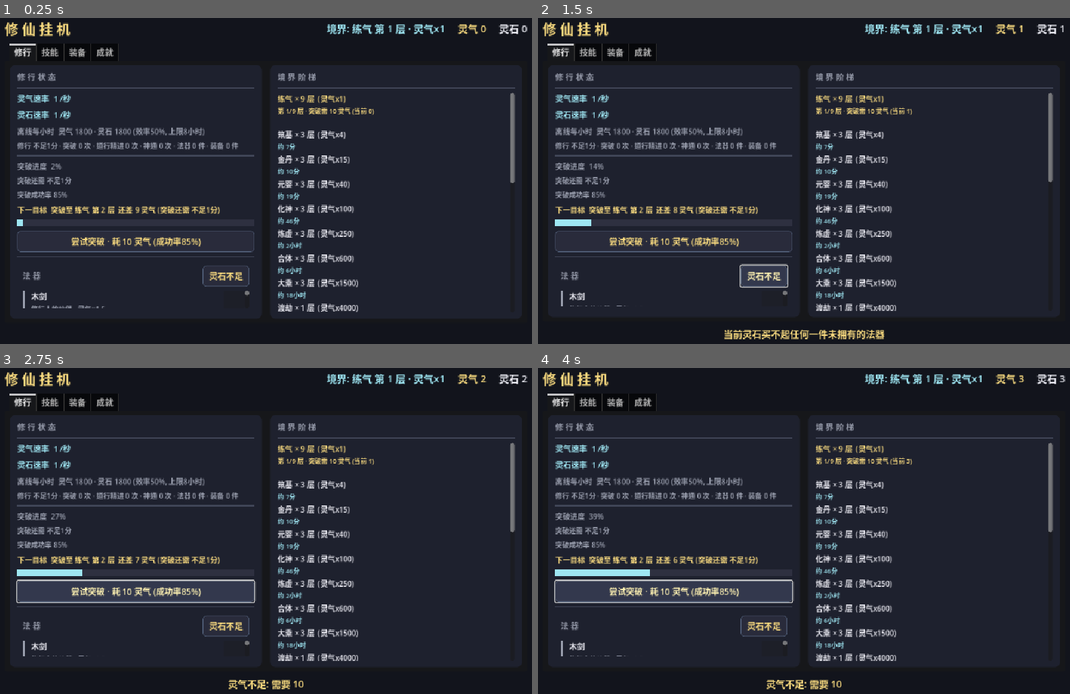
Above: before the commit, frames 1-4 (two rows, left to right).
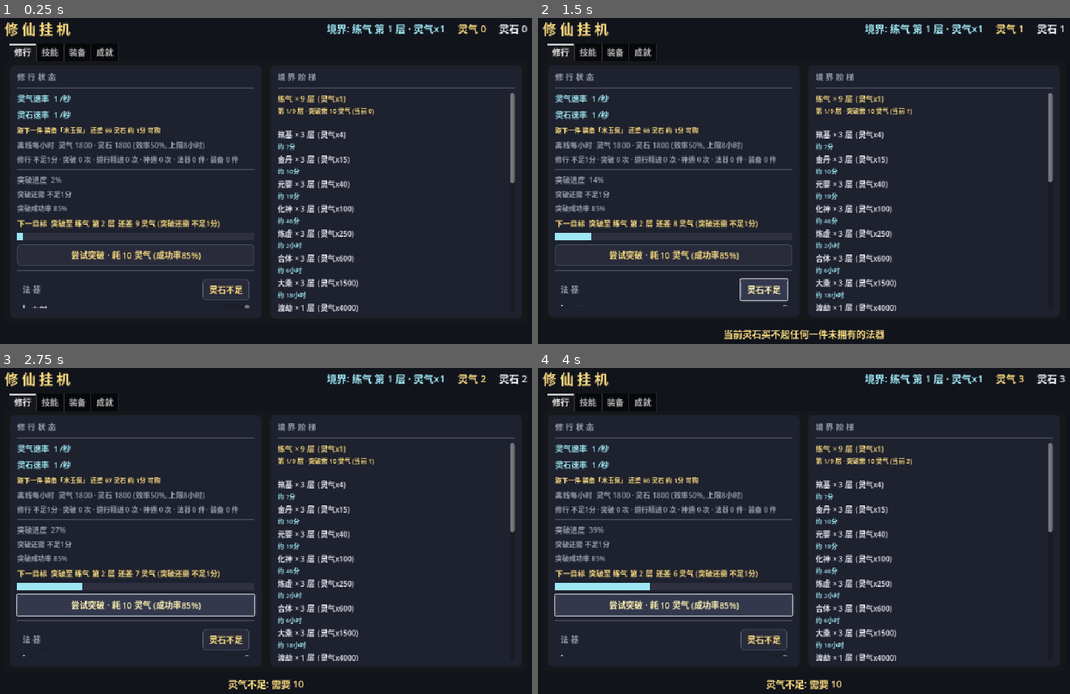
Above: after the commit, the same moments.

Repository: playerss/xiuxian-idle-godot
Game: Godot game, scene res://scenes/main.tscn
Two runs of this game, one before a commit and one after it. Both use one fixed random seed, a clock stepped at 60 frames per second and the inputs below.
Inputs:
- Up to frame 1 (0.25 s): no input
- Up to frame 2 (1.5 s): click "尝试突破 · 耗 10 灵气 (成功率85%)" at 0.5 s; click "灵石不足" at 1.25 s
- Up to frame 3 (2.75 s): click "尝试突破 · 耗 10 灵气 (成功率85%)" at 2 s
- Up to frame 4 (4 s): click "灵石不足" at 2.75 s; click "尝试突破 · 耗 10 灵气 (成功率85%)" at 3.5 s

The runs differ from the first frame. In frame 1, 5.9% of the frame differs, in the area x 3-48%, y 33-90%; in frame 2, 6.5%; in frame 3, 8.2%; in frame 4, 8.4%, in the area x 3-49%, y 33-89%.

Commit message:
feat(打磨-50): 修行页灵石速率行内联 下一件可购 ETA — 打磨-49 的可购进度只在顶栏灵石行 tooltip (需悬停才见), 挂机扫视时修行页看不到; 灵石速率行下加金色内联行: 缺口>0='距下一件「类别·名」还差 X 灵石 约 Y 可购' (打磨-12 eta_text 档位), 灵石足够='灵石已足够, 可立即购买', 全拥有='已集齐全部 装备与法器', 文本变化才刷, 无新存档字段; GameData.stone_next_target_inline() 只读接口 (复用 打磨-49 stone_next_target + 打磨-12 eta_text 口径, 无灵石收入标注 当前无灵石收入); main.gd _stone_next_label (12px GOLD) + _stone_next_text 缓存; selftest +18 项 = 616 项, ui_test +12 项 = 1055 项, stress 613 + 主场景冒烟 0 报错回归全过, 顺带 4 张 Steam 商店截图 Xvfb 重跑更新当前版 UI

Diff:
--- a/scripts/game_data.gd
+++ b/scripts/game_data.gd
@@ -957,6 +957,23 @@
 	if t < 0.0:
 		return head + ("\n距下一件 %s 还差 %s 灵石 (当前无灵石收入)" % [label, fmt(gap)])
 	return head + ("\n距下一件 %s 还差 %s 灵石 %s" % [label, fmt(gap), eta_text(float(target["cost"]))])
+
+# ---------- 打磨-50: 修行页灵石速率行 内联 下一件可购提示 (复用 打磨-49 stone_next_target 口径) ----------
+# 只读: 全拥有 -> "已集齐全部 装备与法器"; 灵石足够 -> "「类别·名」灵石已足够, 可立即购买";
+# 缺口>0 且 灵石速率>0 -> "距下一件「类别·名」还差 X 灵石 <ETA 档位>" (复用 打磨-12 eta_text 口径);
+# 缺口>0 且 无灵石收入 -> 省略 ETA 标注 "当前无灵石收入"。无新存档字段。
+func stone_next_target_inline() -> String:
+	var target: Dictionary = stone_next_target()
+	if target.is_empty():
+		return "已集齐全部 装备与法器"
+	var label := "%s「%s」" % [str(target["kind"]), str(target["name"])]
+	var gap: float = float(target["shortfall"])
+	if gap <= 0.0:
+		return label + " 灵石已足够, 可立即购买"
+	var t: float = eta_seconds(float(target["cost"]))
+	if t < 0.0:
+		return "距下一件 %s 还差 %s 灵石 (当前无灵石收入)" % [label, fmt(gap)]
+	return ("距下一件 %s 还差 %s 灵石 " % [label, fmt(gap)]) + eta_text(float(target["cost"]))
 
 # ---------- 打磨-30: 主动神通 一键施展 (批量释放所有 就绪 主动神通) ----------
 
--- a/scripts/main.gd
+++ b/scripts/main.gd
@@ -19,6 +19,8 @@
 var _stones_label: Label
 var _qi_label: Label
 var _stone_rate_label: Label
+var _stone_next_label: Label    # 打磨-50: 灵石速率行内联 下一件可购 ETA (修行页)
+var _stone_next_text := ""      # 打磨-50: 内联文本缓存 (变化时才刷)
 var _offline_label: Label      # 打磨-13: 离线每小时收益 (修行页)
 var _offline_text := ""        # 离线文本缓存 (变化时才刷)
 var _break_eta_label: Label    # 打磨-24: 突破/道行精进 ETA (修行页)
@@ -250,6 +252,10 @@
 	left.add_child(_qi_label)
 	_stone_rate_label = _label("灵石速率  0 /秒", 15, CYAN)
 	left.add_child(_stone_rate_label)
+	# 打磨-50: 灵石速率行内联 下一件可购 ETA (金色小字, 文本变化才刷; 买得起/全集齐 切换提示)
+	_stone_next_label = _label("", 12, GOLD)
+	left.add_child(_stone_next_label)
+	_stone_next_label.tooltip_text = "距下一件可购(最便宜未拥有 装备/法器)所需灵石与预计时间, 复用顶栏灵石口径。灵石足够或已集齐时显示对应提示。"
 	# 打磨-13: 离线/挂机收益可视化 (每小时离线可得资源)
 	_offline_label = _label("", 14, DIM)
 	left.add_child(_offline_label)
@@ -979,6 +985,11 @@
 	var rate_txt := g.fmt(g.qi_per_sec())
 	_qi_label.text = ("道行速率  %s /秒" if g.ascended else "灵气速率  %s /秒") % rate_txt
 	_stone_rate_label.text = "灵石速率  %s /秒" % g.fmt(g.stone_per_sec())
+	# 打磨-50: 内联 下一件可购 ETA (缺口>0 显示缺口+ETA; 买得起/全集齐 切换提示, 文本变化才刷)
+	var sn_t: String = g.stone_next_target_inline()
+	if sn_t != _stone_next_text:
+		_stone_next_text = sn_t
+		_stone_next_label.text = sn_t
 	# 打磨-13: 离线每小时收益 (文本变化时才刷)
 	var off_t: String = g.offline_hourly_text()
 	if off_t != _offline_text:
--- a/scripts/selftest.gd
+++ b/scripts/selftest.gd
@@ -1748,6 +1748,69 @@
 	g.dao_level = 0
 	g.owned.clear()
 	g.owned_eq.clear()
+	# ---------- 打磨-50: 修行页灵石速率行 内联 下一件可购 (stone_next_target_inline, 只读) ----------
+	# 受控态: 全未拥有 + 境界0 (灵石速率 1.0/s); 最便宜未拥有 = 全局最便宜 (cost 100 装备/法器 同价, 装备优先)
+	g.learned.clear()
+	g.owned.clear()
+	g.owned_eq.clear()
+	g.equipped.clear()
+	g.realm_idx = 0
+	g.layer = 1
+	g.stones = 0.0
+	check(absf(g.stone_per_sec() - 1.0) < 1e-6, "打磨-50 受控态 灵石速率=1.0/s (实际 %s)" % g.stone_per_sec())
+	var st50: Dictionary = g.stone_next_target()
+	check(not st50.is_empty(), "打磨-50 基准态 stone_next 非空 (实际 %s)" % str(st50))
+	var inl0: String = g.stone_next_target_inline()
+	check(inl0.begins_with("距下一件 "), "打磨-50 inline 前缀=距下一件 (实际 %s)" % inl0)
+	check(inl0.find("「%s」" % str(st50["name"])) >= 0, "打磨-50 inline 指向最便宜未拥有 %s (实际 %s)" % [str(st50["name"]), inl0])
+	check(inl0.find("还差 %s 灵石" % g.fmt(float(st50["shortfall"]))) >= 0, "打磨-50 inline 含缺口额 (实际 %s)" % inl0)
+	check(inl0.ends_with("约 1分 可购"), "打磨-50 inline ETA=约 1分 可购 档 (100秒, 实际 %s)" % inl0)
+	check(inl0 == ("距下一件 %s 还差 %s 灵石 约 1分 可购" % ["%s「%s」" % [str(st50["kind"]), str(st50["name"])], g.fmt(float(st50["shortfall"]))]), "打磨-50 inline 全文=口径拼接 (实际 %s)" % inl0)
+	# 缺口 5 灵石 -> 5 秒 -> "不足1分可购" 档 (打磨-12 eta_text 同口径)
+	g.stones = float(st50["cost"]) - 5.0
+	var inl1: String = g.stone_next_target_inline()
+	check(inl1.begins_with("距下一件 "), "打磨-50 缺口5秒 inline 仍指向下一件 (实际 %s)" % inl1)
+	check(inl1.find("还差 5 灵石") >= 0, "打磨-50 缺口5秒 缺口额=5 (实际 %s)" % inl1)
+	check(inl1.ends_with("不足1分可购"), "打磨-50 缺口5秒 ETA=不足1分可购 档 (实际 %s)" % inl1)
+	# 灵石足够 -> "灵石已足够, 可立即购买" (无 还差/无 ETA)
+	g.stones = float(st50["cost"]) + 1.0
+	var inl2: String = g.stone_next_target_inline()
+	check(inl2.find("灵石已足够, 可立即购买") >= 0, "打磨-50 灵石足够=可立即购买 (实际 %s)" % inl2)
+	check(inl2.find("还差") < 0, "打磨-50 灵石足够 不含 还差 (实际 %s)" % inl2)
+	check(inl2.find("可购") < 0, "打磨-50 灵石足够 不含 可购ETA (实际 %s)" % inl2)
+	# 拥有 全部 <500 价 装备+法器 -> 目标移到 cost 500 档 (500 秒 -> "约 8分 可购")
+	g.stones = 0.0
+	for id in g.equip_ids:
+		if float(g.equip_by_id[id]["cost"]) < 500.0:
+			g.owned_eq.append(str(id))
+	for it in g.ITEMS:
+		if float((it as Dictionary)["cost"]) < 500.0:
+			g.owned.append(str((it as Dictionary)["id"]))
+	var st50b: Dictionary = g.stone_next_target()
+	check(not st50b.is_empty() and absf(float(st50b["cost"]) - 500.0) < 1e-6, "打磨-50 拥有便宜件后 目标移到 500 档 (实际 %s)" % str(st50b))
+	var inl3: String = g.stone_next_target_inline()
+	check(inl3 == ("距下一件 %s 还差 %s 灵石 " % ["%s「%s」" % [str(st50b["kind"]), str(st50b["name"])], g.fmt(float(st50b["shortfall"]))]) + g.eta_text(float(st50b["cost"])), "打磨-50 500 档 inline 全文=口径拼接 (实际 %s)" % inl3)
+	check(inl3.ends_with("约 8分 可购"), "打磨-50 500秒档 ETA=约 8分 可购 (实际 %s)" % inl3)
+	# 全部拥有 -> "已集齐全部 装备与法器"
+	g.owned.clear()
+	g.owned_eq.clear()
+	for id in g.equip_ids:
+		g.owned_eq.append(str(id))
+	for it in g.ITEMS:
+		g.owned.append(str((it as Dictionary)["id"]))
+	var inl4: String = g.stone_next_target_inline()
+	check(inl4 == "已集齐全部 装备与法器", "打磨-50 全拥有=已集齐 (实际 %s)" % inl4)
+	# 只读性: 调用不消耗灵石
+	var stones_before50: float = g.stones
+	g.stone_next_target_inline()
+	check(g.stones == stones_before50, "打磨-50 inline 只读 无副作用")
+	# 恢复干净基准态
+	g.stones = 0.0
+	g.learned.clear()
+	g.ascended = false
+	g.dao_level = 0
+	g.owned.clear()
+	g.owned_eq.clear()
 	# ---------- 汇报 ----------
 	print("")
 	if _fail.is_empty():
--- a/scripts/ui_test.gd
+++ b/scripts/ui_test.gd
@@ -80,6 +80,7 @@
 	_assert_onekey_tooltips()
 	_assert_buy_feedback()
 	_assert_stone_tip()
+	await _assert_stone_next_inline()
 	_finish()
 
 
@@ -762,6 +763,63 @@
 	ui._refresh()
 
 
+# 打磨-50: 修行页灵石速率行 内联 下一件可购 ETA (UI 侧: _stone_next_label 金色小字)
+# 在 _assert_stone_tip 的基准态 (全空, 境界0, 灵石0, 灵石速率 1.0/s) 上断言:
+# 缺口行文本与接口一致 / 同态节流 / 灵石足够切换 / 灵石归0恢复 / 全拥有已集齐.
+func _assert_stone_next_inline() -> void:
+	var g := GameData
+	check(ui._stone_next_label != null, "打磨-50 _stone_next_label 节点存在")
+	check(ui._stone_next_label.get_theme_color("font_color") == ui.GOLD, "打磨-50 内联标签颜色=金 (实际 %s)" % ui._stone_next_label.get_theme_color("font_color"))
+	# 基准态: 缺口>0, 速率 1.0/s -> 距下一件 最便宜 缺口+ETA
+	var st: Dictionary = g.stone_next_target()
+	check(not st.is_empty(), "打磨-50 基准态 stone_next 非空 (实际 %s)" % str(st))
+	ui._refresh()
+	var t0: String = str(ui._stone_next_label.text)
+	check(t0 == g.stone_next_target_inline(), "打磨-50 内联文本 与接口一致 (UI %s / 接口 %s)" % [t0, g.stone_next_target_inline()])
+	check(t0.begins_with("距下一件 %s「%s」" % [str(st["kind"]), str(st["name"])]), "打磨-50 内联指向最便宜未拥有 (实际 %s)" % t0)
+	check(t0.find("还差 %s 灵石" % g.fmt(float(st["shortfall"]))) >= 0, "打磨-50 内联含缺口额 (实际 %s)" % t0)
+	check(t0.find("可购") >= 0, "打磨-50 内联含 可购 ETA (实际 %s)" % t0)
+	# 节流: 同态再刷, 缓存不变
+	var cache0: String = str(ui._stone_next_text)
+	ui._refresh()
+	await get_tree().process_frame
+	ui._refresh()
+	await get_tree().process_frame
+	check(str(ui._stone_next_text) == cache0, "打磨-50 内联 同态再刷 缓存不变 (节流生效)")
+	# 状态变化: 灵石足够 -> 内联切 "灵石已足够, 可立即购买"
+	g.stones = float(st["cost"]) + 1.0
+	ui._refresh()
+	var t1: String = str(ui._stone_next_label.text)
+	check(t1 != t0, "打磨-50 灵石足够后 内联文本变化 (缓存刷新)")
+	check(t1.find("灵石已足够, 可立即购买") >= 0, "打磨-50 灵石足够 内联=可立即购买 (实际 %s)" % t1)
+	# 状态变化: 灵石归 0 -> 回到缺口行 (与接口一致)
+	g.stones = 0.0
+	ui._refresh()
+	check(str(ui._stone_next_label.text) == t0, "打磨-50 灵石归0 内联恢复缺口行 (实际 %s)" % str(ui._stone_next_label.text))
+	# 状态变化: 全拥有 -> 已集齐
+	for id in g.equip_ids:
+		g.owned_eq.append(str(id))
+	for it in g.ITEMS:
+		g.owned.append(str((it as Dictionary)["id"]))
+	ui._refresh()
+	var t2: String = str(ui._stone_next_label.text)
+	check(t2 == "已集齐全部 装备与法器", "打磨-50 全拥有 内联=已集齐 (实际 %s)" % t2)
+	# 恢复基准态 (全空, 灵石0)
+	g.stones = 0.0
+	g.learned.clear()
+	g.owned.clear()
+	g.owned_eq.clear()
+	g.equipped.clear()
+	g._active_cd.clear()
+	g.essence = 0.0
+	g.ascended = false
+	g.dao = 0.0
+	g.dao_level = 0
+	g.realm_idx = 0
+	g.layer = 1
+	ui._refresh()
+
+
 func _finish() -> void:
 	print("")
 	if _fail.is_empty():
Binary file changed: store/shots/01_training.png
Binary file changed: store/shots/02_skills.png
Binary file changed: store/shots/03_equipment.png
Binary file changed: store/shots/04_achievements.png
Not shown, changed: PROJECT_PLAN.md
Not shown, changed: README.md
